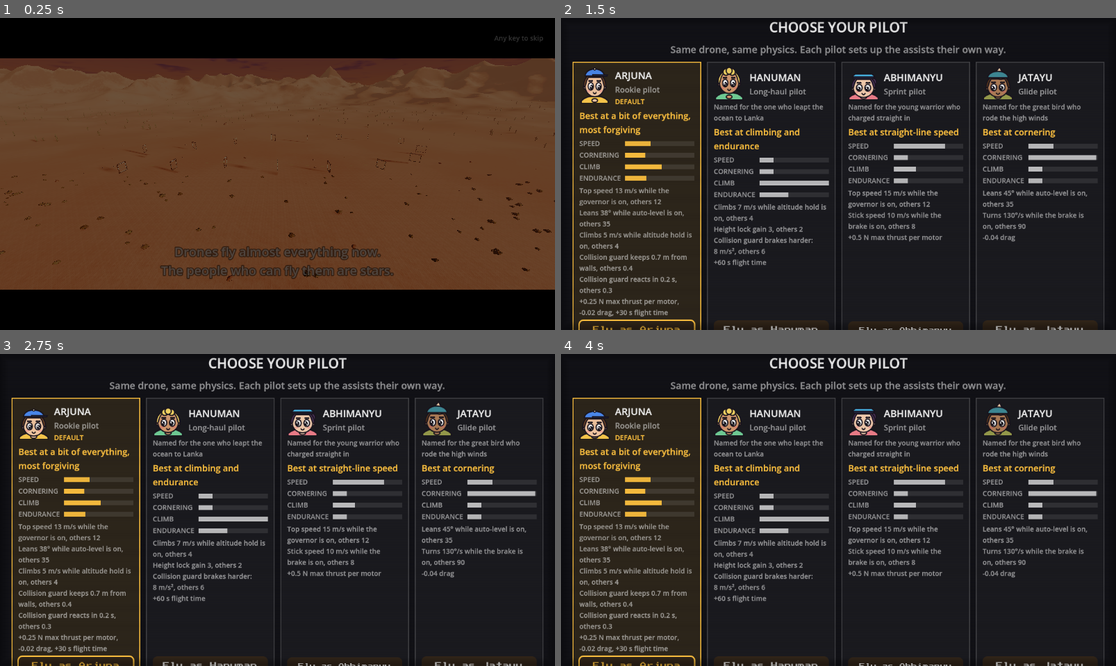
Above: before the commit, frames 1-4 (two rows, left to right).
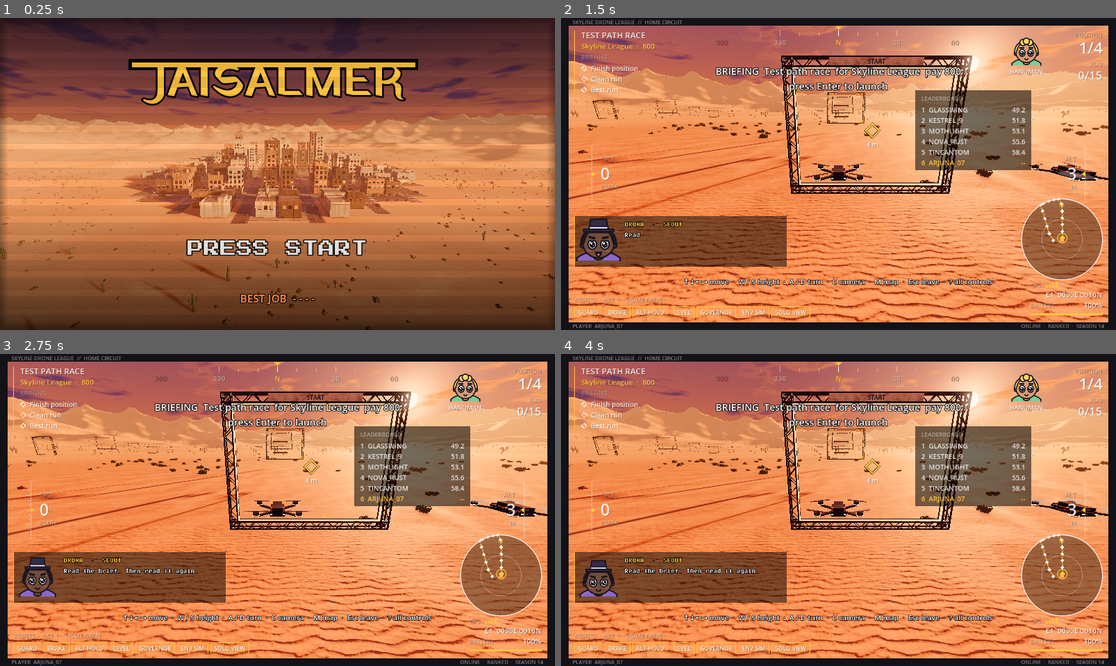
Above: after the commit, the same moments.

Repository: avdrav1/drone-sports
Game: Godot game, scene res://scenes/ui/title.tscn
The game is run twice, just before and just after one commit, with the same random seed, the same clock (stepped at 60 frames per second) and the same inputs. Before the commit the project starts from res://scenes/story/intro.tscn.
Inputs (mouse positions are in pixels of both pictures, inside the frame that each line leads up to):
- Up to frame 1 (0.25 s): no input
- Up to frame 2 (1.5 s): tap Enter (ui_accept) at 0.5, 0.77, 1.25 s; move the mouse to (960, 158) at 0.52 s; hold Right (roll_right) 0.53-1.25 s; hold C (cycle_camera) 0.53-1.25 s; click (960, 158) at 0.67 s; drag from (727, 189) to (810, 236) at 1.27 s
- Up to frame 3 (2.75 s): click (77, 447) at 2 s, where only the run before the commit has a clickable "FLY"
- Up to frame 4 (4 s): click (638, 472) at 2.75 s, where only the run before the commit has a clickable "FREE FLIGHT"; click (638, 497) at 3.5 s, where only the run before the commit has a clickable "GARAGE"

The runs differ from the first frame. In frame 1, 92% of the frame differs, in the area x 0-100%, y 0-100%; in frame 2, 92%; in frame 3, 92%; in frame 4, 92%.

Commit message:
Fix: the game opens on the title and its crawl, not the intro
The intro now plays only from OPTIONS > Watch intro.

Co-Authored-By: Claude Opus 5.5 <noreply@anthropic.com>

Diff:
--- a/project.godot
+++ b/project.godot
@@ -6,7 +6,7 @@
 [application]
 
 config/name="Jaisalmer"
-run/main_scene="res://scenes/story/intro.tscn"
+run/main_scene="res://scenes/ui/title.tscn"
 config/features=PackedStringArray("4.3", "Forward Plus")
 config/icon="res://icon.svg"
 
--- a/scripts/ui/title_screen.gd
+++ b/scripts/ui/title_screen.gd
@@ -3,8 +3,9 @@
 # The title (Story 17.3): the game's name, PRESS START, and the best score over
 # the city slowly orbiting behind (a backdrop-only CutscenePlayer on the
 # sandbox, HUDs hidden). Any key, click, or pad button opens the job board,
-# which asks for a pilot first on a new game. The intro forwards here once
-# seen, and Esc on the board comes back.
+# which asks for a pilot first on a new game. Esc on the board comes back.
+# The game opens here, even the first time: the intro is only shown from
+# OPTIONS > Watch intro, and forwards here when it ends.
 # Story 17.6: it wears the act's FrontSkin; the cabinet's Start is a coin chime.
 # Story 17.12: between the logo and PRESS START, the story crawl rolls away
 # into the distance: why you are playing. It loops until you press start.
--- a/tests/test_debug_flight.gd
+++ b/tests/test_debug_flight.gd
@@ -5,7 +5,7 @@
 const SCENE := "res://scenes/debug_flight.tscn"
 
 ## Main scene until Story 5.3; now reached from the job board's Free flight button,
-## past the intro and the title (Story 17.3).
+## past the title (Story 17.3), where the game opens.
 func test_reachable_from_main_scene() -> bool:
 	return (load("res://data/story/intro.tres") as Cutscene).next_scene == JobBoard.TITLE \
 		and TitleScreen.BOARD == "res://scenes/ui/job_board.tscn" and JobBoard.FREE_FLIGHT == SCENE
--- a/tests/test_intro.gd
+++ b/tests/test_intro.gd
@@ -3,7 +3,8 @@
 # key ends it, sets intro_seen, and opens the board; once seen, launch goes
 # straight to the board; the beats hold together; the board marks START HERE
 # and can replay it. Since Story 17.3 the title stands between the intro and
-# the board.
+# the board. The game now opens on the title, even the first time; the intro
+# plays only from Watch intro.
 
 const Sim = preload("res://tests/sim.gd")
 const INTRO := "res://scenes/story/intro.tscn"
@@ -19,8 +20,14 @@
 	Sim.tree().unload_current_scene()
 	await Sim.process_frames(1)
 
-func test_main_scene_plays_from_the_first_beat() -> bool:
-	var ok: bool = ProjectSettings.get_setting("application/run/main_scene") == INTRO
+func test_launch_opens_the_title_and_the_intro_plays_from_the_first_beat() -> bool:
+	# A first launch goes straight to the title and its crawl, not the intro.
+	var ok: bool = ProjectSettings.get_setting("application/run/main_scene") == TITLE \
+		and not StoryFlags.is_set(&"intro_seen")
+	var t: TitleScreen = await _open(TITLE)
+	ok = ok and t is TitleScreen and t.crawl != null and t.crawl.is_visible_in_tree()
+	await _close()
+	CutscenePlayer.replay = true
 	var p: CutscenePlayer = await _open(INTRO)
 	ok = ok and p is CutscenePlayer and p.index == 0 and not p.done and p.camera.current \
 		and p.caption.text == p.cutscene.beats[0].caption and p.backdrop != null
